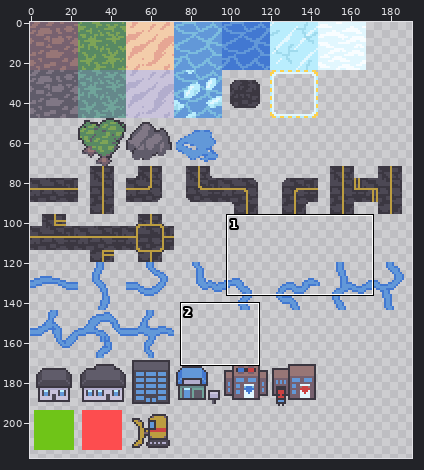
A sprite sheet gets an edit: src/test.png. The picture above shows the old version from afar; the outline marks the close-up.
Close-up. Before the edit:
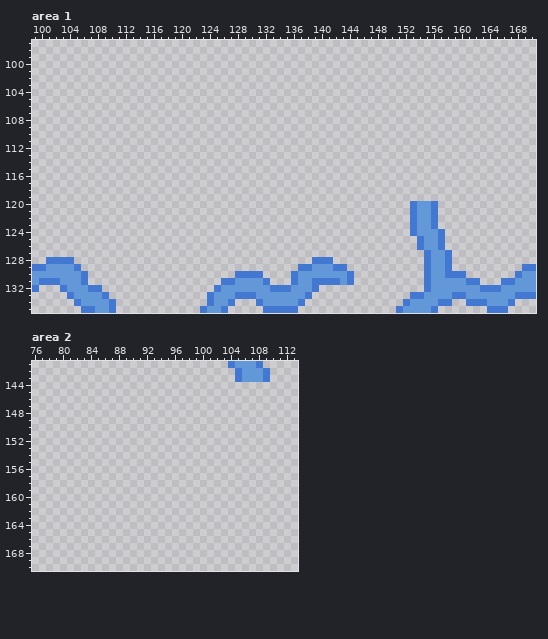
The file is 192x400 pixels. Shown: area 1: x 99..170, y 97..135; area 2: x 76..113, y 141..170. The wide view leaves out empty margins. The commit also changed other parts of the picture, which this record leaves out.
New version:
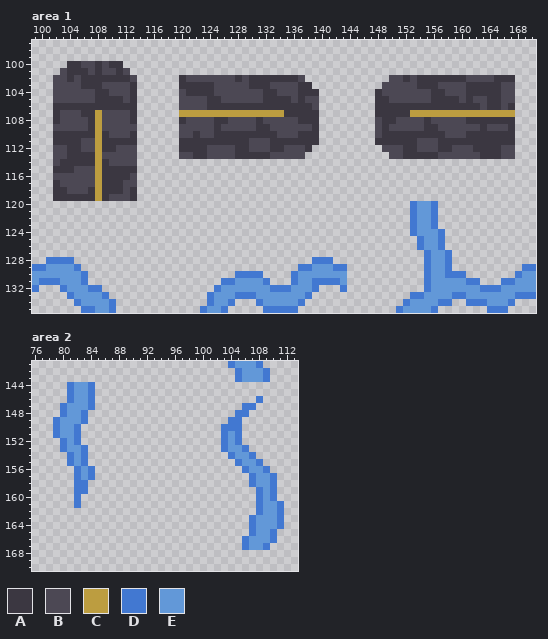
Palette (. is transparent): A #3b3741  B #4c4854  C #bc9d40  D #4278d1  E #6298d8
The exact change:
Area 1:
y 100: x 104..111 ........ -> AABBABAA
y 101: x 103..112 .......... -> BAAABABBAB
y 102: x 102..113 ............ -> BBABAAAAAAAB; x 120..137 .................. -> ABBBBBBBABAAAAAAAB; x 150..167 .................. -> BBABAAAAAAABBBBAAA
y 103: x 102..113 ............ -> BBBBAAABBBBA; x 120..138 ................... -> AAAAABBBBBAAABBBBAA; x 149..167 ................... -> BBBBBAAABBBBAAAAABB
y 104: x 102..113 ............ -> BBBBBBAABBBA; x 120..139 .................... -> BAAAABBBBBBBAABBBAAA; x 148..167 .................... -> ABBBBBBBAABBBAAAAABB
y 105: x 102..113 ............ -> BBBBBBAAAABA; x 120..139 .................... -> BBBBAABBBBBBAAAABABB; x 148..167 .................... -> AABBBBBBAAAABABBAABB
y 106: x 102..113 ............ -> AAAAAAAAAAAA; x 120..139 .................... -> BBBBAAAAAAAAAAAAAAAB; x 148..167 .................... -> AAAAAAAAAAAAAAABAABA
y 107: x 102..113 ............ -> ABBBAACBBBBA; x 120..139 .................... -> CCCCCCCCCCCCCCCAAAAA; x 148..167 .................... -> AAAAACCCCCCCCCCCCCCC
y 108: x 102..113 ............ -> ABBBBACBBBBA; x 120..139 .................... -> ABBBBAABBBBABBBBBAAA; x 148..167 .................... -> BAABBBBABBBBBAAAAAAA
y 109: x 102..113 ............ -> BBBBBACBBBBB; x 120..139 .................... -> BBBBBABBBBBAABBBBBBA; x 148..167 .................... -> BABBBBBAABBBBBBABBBA
y 110: x 102..113 ............ -> AAAAAACABBBA; x 120..139 .................... -> BBABBAAAAAAAAABBBAAA; x 148..167 .................... -> BAAAAAAAAABBBAAAAAAA
y 111: x 102..113 ............ -> AAAABBCAAAAA; x 120..139 .................... -> AAAAAAAAAABBBAAAAAAA; x 148..167 .................... -> AAAAAABBBAAAAAAAAAAA
y 112: x 102..113 ............ -> BBAABBCAABBB; x 120..138 ................... -> AAAABBBBAABBBAABBBA; x 149..167 ................... -> BBBAABBBAABBBAAAABB
y 113: x 102..113 ............ -> BBAAAACBBBBB; x 120..137 .................. -> BBAABBBBAAAAABBBBB; x 150..167 .................. -> BBAAAAABBBBBBAAABB
y 114: x 102..113 ............ -> BAAAAACABBBB
y 115: x 102..113 ............ -> AAABBBCAAAAA
y 116: x 102..113 ............ -> BBBBBBCAAAAB
y 117: x 102..113 ............ -> ABBBBBCAAABB
y 118: x 102..113 ............ -> AABBBACAAABA
y 119: x 102..113 ............ -> AAAAAACABBBA
y 130..131: x 144 D -> .
y 132: x 143 . -> D
Area 2:
y 144..145: x 81..84 .... -> DEED
y 146: x 81..84 .... -> DEED; x 108 . -> D
y 147: x 80..84 ..... -> DEEED; x 106..107 .. -> DD
y 148: x 80..83 .... -> DEED; x 105..106 .. -> DD
y 149: x 79..83 ..... -> DEEED; x 104..105 .. -> DD
y 150: x 79..82 .... -> DEED; x 103..105 ... -> DDD
y 151: x 79..82 .... -> DEED; x 103..105 ... -> DED
y 152: x 80..82 ... -> DED; x 103..105 ... -> DED
y 153: x 80..83 .... -> DEED; x 103..106 .... -> DEED
y 154: x 81..83 ... -> DED; x 104..107 .... -> DEED
y 155: x 81..83 ... -> DED; x 105..108 .... -> DEED
y 156: x 82..84 ... -> DED; x 106..109 .... -> DEED
y 157: x 82..84 ... -> DED; x 107..110 .... -> DEED
y 158: x 82..83 .. -> DD; x 107..110 .... -> DEED
y 159: x 82..83 .. -> DD; x 108..110 ... -> DED
y 160: x 82 . -> D; x 108..110 ... -> DED
y 161: x 82 . -> D; x 108..111 .... -> DEED
y 162: x 108..111 .... -> DEED
y 163..164: x 107..111 ..... -> DEEED
y 165: x 107..110 .... -> DEED
y 166: x 106..110 ..... -> DEEED
y 167: x 106..109 .... -> DEED
